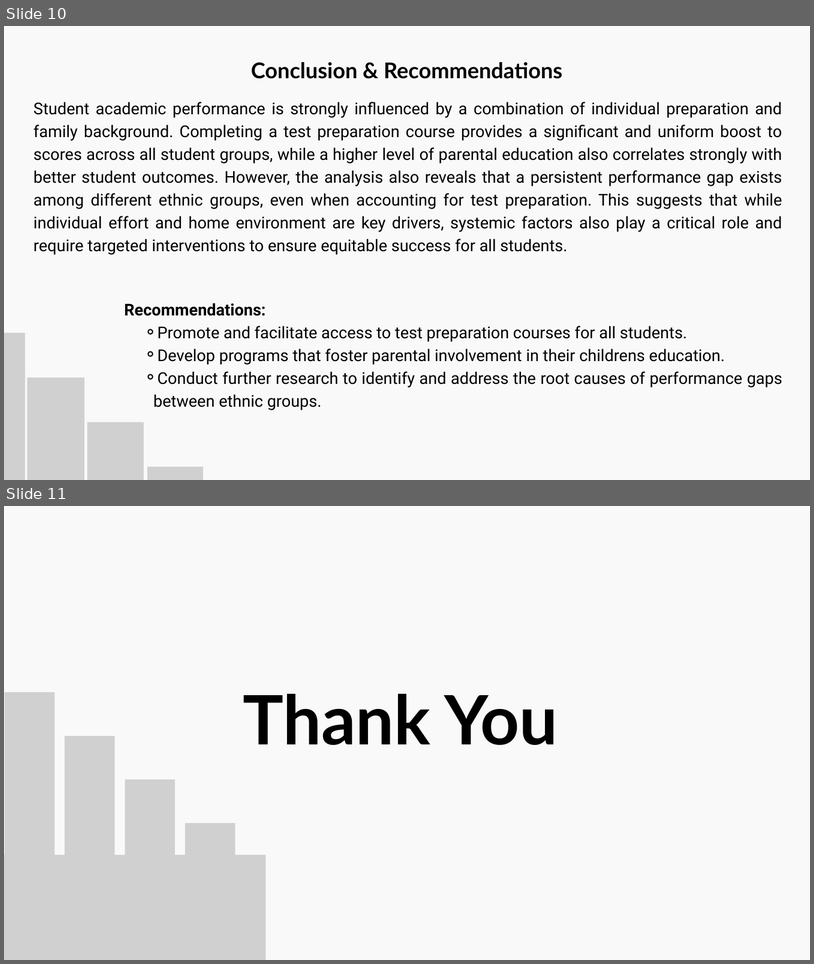
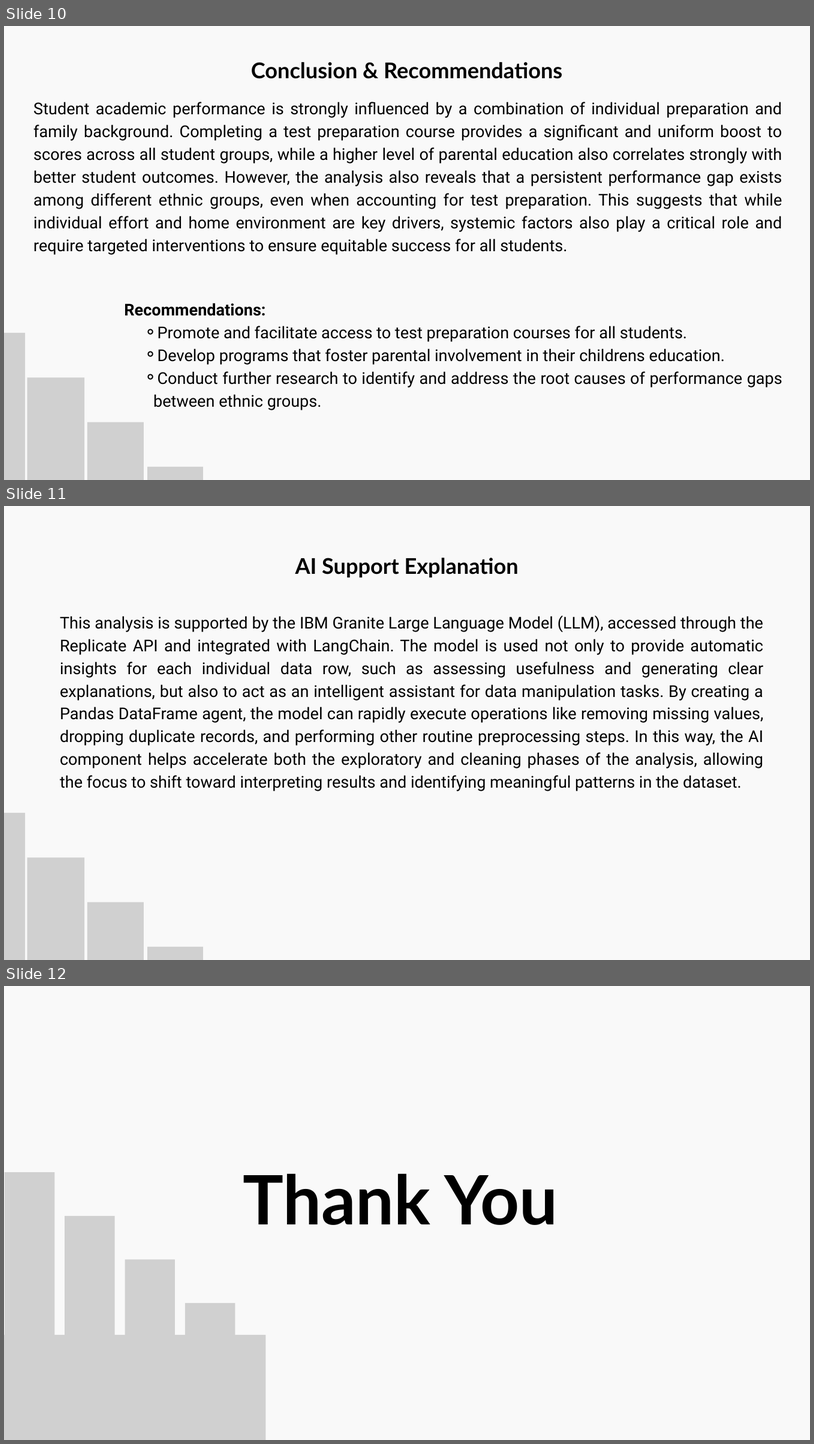
Before and after one commit to christiangavriel/Analyst-Student-Performance-using-Replicate, a slide deck: Analysis Factors that Affecting Students Performance in Exams using Replicate Presentation.pptx. Shown one above the other, each under a label of ours: slides 10 and 11 before the commit, slides 10, 11 and 12 after it. The pictures are 814x964 and 814x1444 pixels, drawn with LibreOffice and Linux fonts; fonts in the diff are those of the drawing; grey boxes stand for pictures. Boxes give left, top, right and bottom in pixels: in the first picture for what was removed or moved away, otherwise in the second. Text is boxed around its words. In the diff, an @@ line names an element or a change of style, - is before the commit and + after.

```diff
--- a/Analysis Factors that Affecting Students Performance in Exams using Replicate Presentation.pptx
+++ b/Analysis Factors that Affecting Students Performance in Exams using Replicate Presentation.pptx
@@ slide 11 added at <box>4,506,810,960</box>, background #F9F9F9 @@
@@ text added at <box>296,558,519,577</box>, 38.8 pt, text #000000, bold @@
+AI Support Explanation
@@ text added at <box>60,615,764,791</box>, 29 pt, text #000000 @@
+This analysis is supported by the IBM Granite Large Language Model (LLM), accessed through the Replicate API and integrated with LangChain. The model is used not only to provide automatic insights for each individual data row, such as assessing usefulness and generating clear explanations, but also to act as an intelligent assistant for data manipulation tasks. By creating a Pandas DataFrame agent, the model can rapidly execute operations like removing missing values, dropping duplicate records, and performing other routine preprocessing steps. In this way, the AI component helps accelerate both the exploratory and cleaning phases of the analysis, allowing the focus to shift toward interpreting results and identifying meaningful patterns in the dataset.
@@ picture added at <box>4,813,25,960</box> @@
@@ picture added at <box>27,857,84,960</box> @@
@@ picture added at <box>87,902,144,960</box> @@
@@ picture added at <box>147,946,203,960</box> @@
@@ what was slide 11 is now slide 12 @@
```
